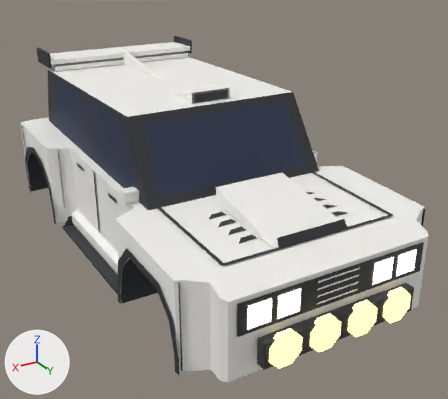
The Blender file assets/meshes/furia/Furia.blend as it was, and as the next commit left it.
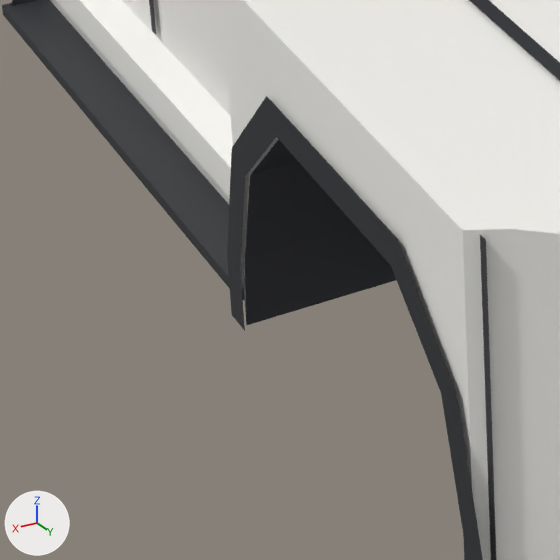
The first picture shows the older version from a 50 mm lens placed at (7.71, 14.64, 6.66), pointed at (-0.37, 1.18, -0.07). The close-ups show the older and then the newer version on the part from 14% to 44% of the width and 56% to 90% of the height of that picture. Only the edits that show in the close-ups are written down. Arrows for +X, +Y and +Z are at lower left; the lights stay in place.

Before the edit, the objects in view are built like this:
```python
me_archlip_fr = bpy.data.meshes.new('ArchLip_FR')
me_archlip_fr.from_pydata(...)  # 18 vertices, 8 faces; spans x 3.35, y 2.45..5.65, z -1.42..0.37
me_archlip_fr.materials.append(mat_trim)  # dark grey #2f3035
me_opt_skirts_blade_accsideblade_r = bpy.data.meshes.new('Opt_Skirts_Blade_AccSideBlade_R')
me_opt_skirts_blade_accsideblade_r.from_pydata(...)  # 16 vertices, 8 faces; spans x 2.72..3.22, y -2.25..2.25, z -1.48..-1.12
me_opt_skirts_blade_accsideblade_r.materials.append(mat_trim)  # dark grey #2f3035
me_opt_skirts_side_accskirt_r = bpy.data.meshes.new('Opt_Skirts_Side_AccSkirt_R')
me_opt_skirts_side_accskirt_r.from_pydata(...)  # 10 vertices, 6 faces; spans x 2.72..2.92, y -2.25..2.25, z -1.46..-0.98
me_opt_skirts_side_accskirt_r.materials.append(mat_body)  # white #f7f6f1
ob_archlip_fr = bpy.data.objects.new('ArchLip_FR', me_archlip_fr)
ob_archlip_fr.location = (0.0, 0.0, 0.0)
ob_opt_skirts_blade_accsideblade_r = bpy.data.objects.new('Opt_Skirts_Blade_AccSideBlade_R', me_opt_skirts_blade_accsideblade_r)
ob_opt_skirts_blade_accsideblade_r.location = (0.0, 0.0, 0.0)
ob_opt_skirts_side_accskirt_r = bpy.data.objects.new('Opt_Skirts_Side_AccSkirt_R', me_opt_skirts_side_accskirt_r)
ob_opt_skirts_side_accskirt_r.location = (0.0, 0.0, 0.0)
# also in view: 'Door_FR' at (2.97, 1.12, -0.27); 'Hood' at (0.0, 4.07, 0.74); 'Ink_BumpF_R' at (3.25, 5.55, -0.35); 'Ink_Hood' at (0.0, 4.07, 0.77); 'BumperFront' at (0.0, 5.95, -0.37)
```
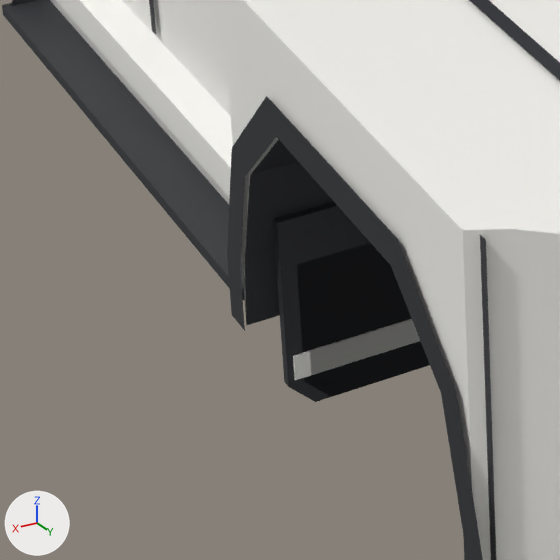
Pixel boxes [x1, y1, x2, y2] of what changed, in the close-ups (560 x 560 px):
'Opt_Mudflaps_Long_AccMudflapsLong', added: after [273, 202, 429, 402]
'Opt_Mudflaps_Rally_AccMudflaps', added: after [297, 243, 430, 397]
'Opt_Mudflaps_Long_AccMudflapsLongBand', added: after [293, 319, 420, 380]
'Opt_Mudflaps_Rally_AccMudflapsBand', added: after [310, 319, 420, 375]

What changed in the scene script:
```text
Add me_opt_mudflaps_long_accmudflapslongband:
    me_opt_mudflaps_long_accmudflapslongband.from_pydata(...)  # a box spanning x 2.04..3.12, y 2.7..2.8, z -1.75..-1.59; a box spanning x -3.12..-2.04, y 2.7..2.8, z -1.75..-1.59; a box spanning x 2.04..3.12, y -5.4..-5.3, z -1.75..-1.59; a box spanning x -3.12..-2.04, y -5.4..-5.3, z -1.75..-1.59
    me_opt_mudflaps_long_accmudflapslongband.materials.append(mat_body)  # white #f7f6f1
Add me_opt_mudflaps_long_accmudflapslong:
    me_opt_mudflaps_long_accmudflapslong.from_pydata(...)  # 40 vertices, 28 faces; spans x -3.16..3.16, y -5.38..2.78, z -1.95..-0.7
    me_opt_mudflaps_long_accmudflapslong.materials.append(mat_trim)  # dark grey #2f3035
Add me_opt_mudflaps_rally_accmudflapsband:
    me_opt_mudflaps_rally_accmudflapsband.from_pydata(...)  # a box spanning x 2.14..3.02, y 2.7..2.8, z -1.75..-1.59; a box spanning x -3.02..-2.14, y 2.7..2.8, z -1.75..-1.59; a box spanning x 2.14..3.02, y -5.4..-5.3, z -1.75..-1.59; a box spanning x -3.02..-2.14, y -5.4..-5.3, z -1.75..-1.59
    me_opt_mudflaps_rally_accmudflapsband.materials.append(mat_body)  # white #f7f6f1
Add me_opt_mudflaps_rally_accmudflaps:
    me_opt_mudflaps_rally_accmudflaps.from_pydata(...)  # 40 vertices, 28 faces; spans x -3.06..3.06, y -5.38..2.78, z -1.95..-1.0
    me_opt_mudflaps_rally_accmudflaps.materials.append(mat_trim)  # dark grey #2f3035
Add ob_opt_mudflaps_long_accmudflapslongband:
    ob_opt_mudflaps_long_accmudflapslongband = bpy.data.objects.new('Opt_Mudflaps_Long_AccMudflapsLongBand', me_opt_mudflaps_long_accmudflapslongband)
    ob_opt_mudflaps_long_accmudflapslongband.location = (0.0, 0.0, 0.0)
Add ob_opt_mudflaps_long_accmudflapslong:
    ob_opt_mudflaps_long_accmudflapslong = bpy.data.objects.new('Opt_Mudflaps_Long_AccMudflapsLong', me_opt_mudflaps_long_accmudflapslong)
    ob_opt_mudflaps_long_accmudflapslong.location = (0.0, 0.0, 0.0)
Add ob_opt_mudflaps_rally_accmudflapsband:
    ob_opt_mudflaps_rally_accmudflapsband = bpy.data.objects.new('Opt_Mudflaps_Rally_AccMudflapsBand', me_opt_mudflaps_rally_accmudflapsband)
    ob_opt_mudflaps_rally_accmudflapsband.location = (0.0, 0.0, 0.0)
Add ob_opt_mudflaps_rally_accmudflaps:
    ob_opt_mudflaps_rally_accmudflaps = bpy.data.objects.new('Opt_Mudflaps_Rally_AccMudflaps', me_opt_mudflaps_rally_accmudflaps)
    ob_opt_mudflaps_rally_accmudflaps.location = (0.0, 0.0, 0.0)
```
